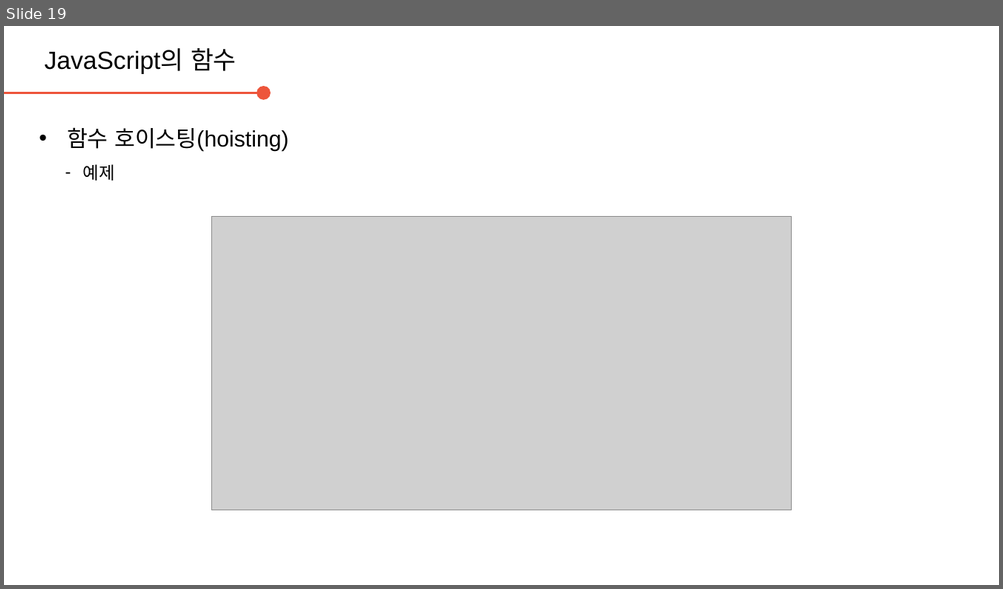
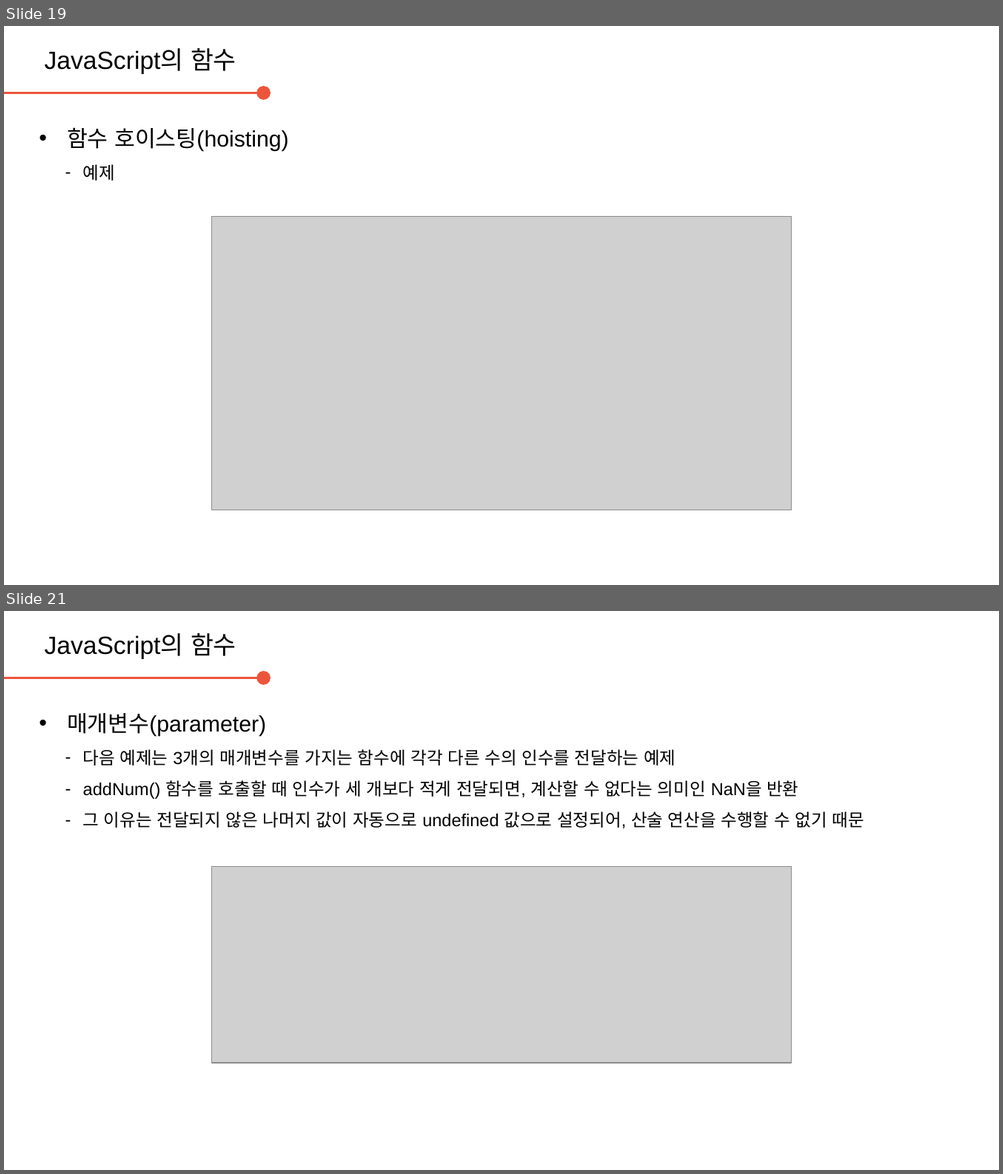
Before and after one commit to daegukdo/GCWM, a slide deck: 35/200901_JavaScript_function.pptx. Shown one above the other, each under a label of ours: slide 19 before the commit, slides 19 and 21 after it; the slides between them are not shown. The pictures are 1003x589 and 1003x1174 pixels, drawn with LibreOffice and Linux fonts; fonts in the diff are those of the drawing; grey boxes stand for pictures; background and template pictures are left out. Boxes give left, top, right and bottom in pixels: in the first picture for what was removed or moved away, otherwise in the second. Text is boxed around its words. In the diff, an @@ line names an element or a change of style, - is before the commit and + after.

Commit message:
get coding with me  - edit JavaScript resource (function)

```diff
--- a/35/200901_JavaScript_function.pptx
+++ b/35/200901_JavaScript_function.pptx
@@ slide 21 added at box(4, 611, 999, 1170), background #FFFFFF @@
@@ text added at box(45, 633, 236, 659), 20 pt, text #000000 @@
+JavaScript의 함수
@@ arrow added from (4, 678) to (264, 678), #ED553B 2.25 pt @@
@@ text added at box(67, 713, 863, 829), 14 pt, text #000000 @@
+• 매개변수(parameter)
+  – 다음 예제는 3개의 매개변수를 가지는 함수에 각각 다른 수의 인수를 전달하는 예제
+  – addNum() 함수를 호출할 때 인수가 세 개보다 적게 전달되면, 계산할 수 없다는 의미인 NaN을 반환
+  – 그 이유는 전달되지 않은 나머지 값이 자동으로 undefined 값으로 설정되어, 산술 연산을 수행할 수 없기 때문
@@ picture added at box(212, 866, 792, 1063) @@
```
Also in this commit, not shown: 15 other slides added, 2 slides removed, 1 other file.
